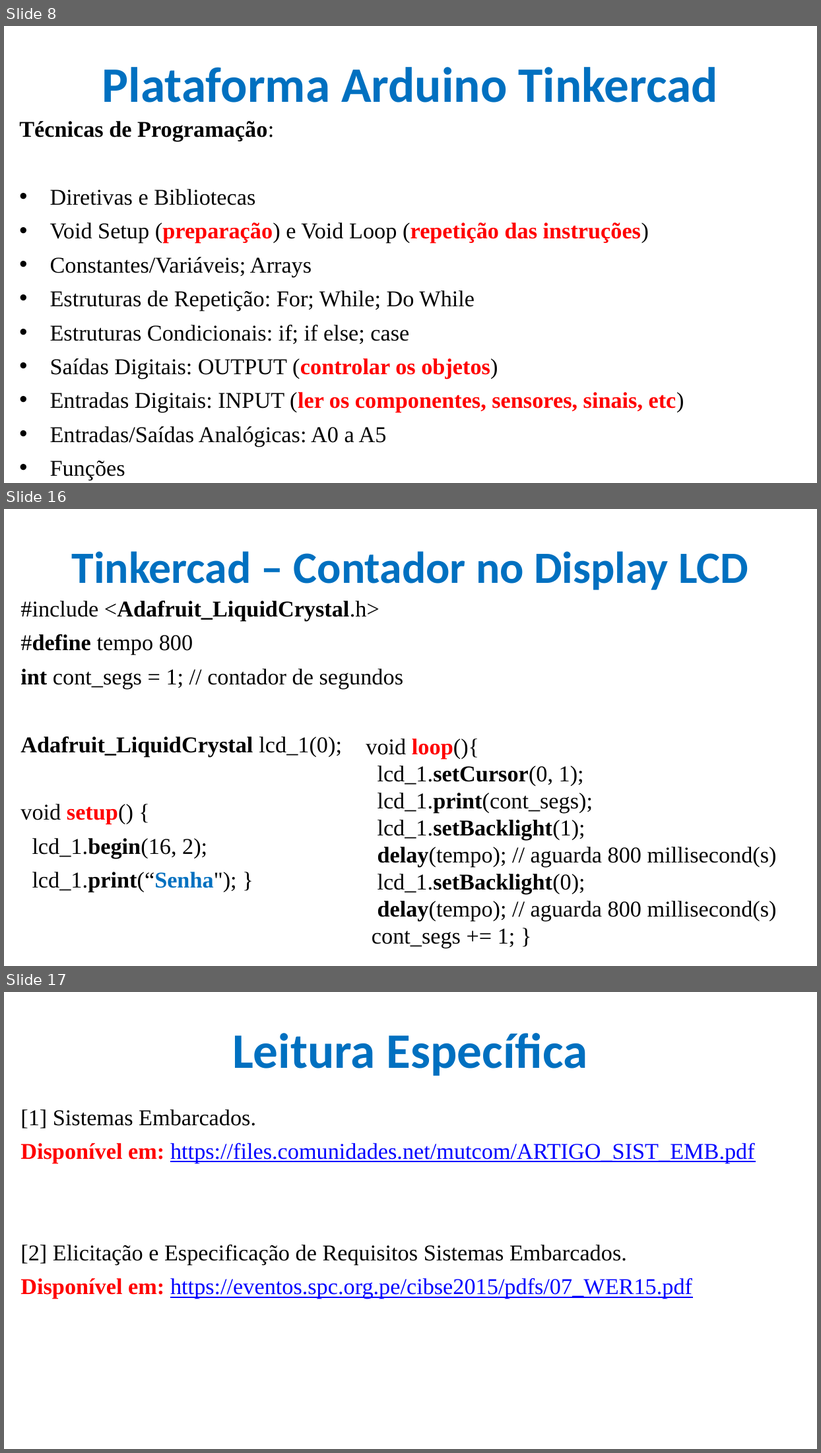
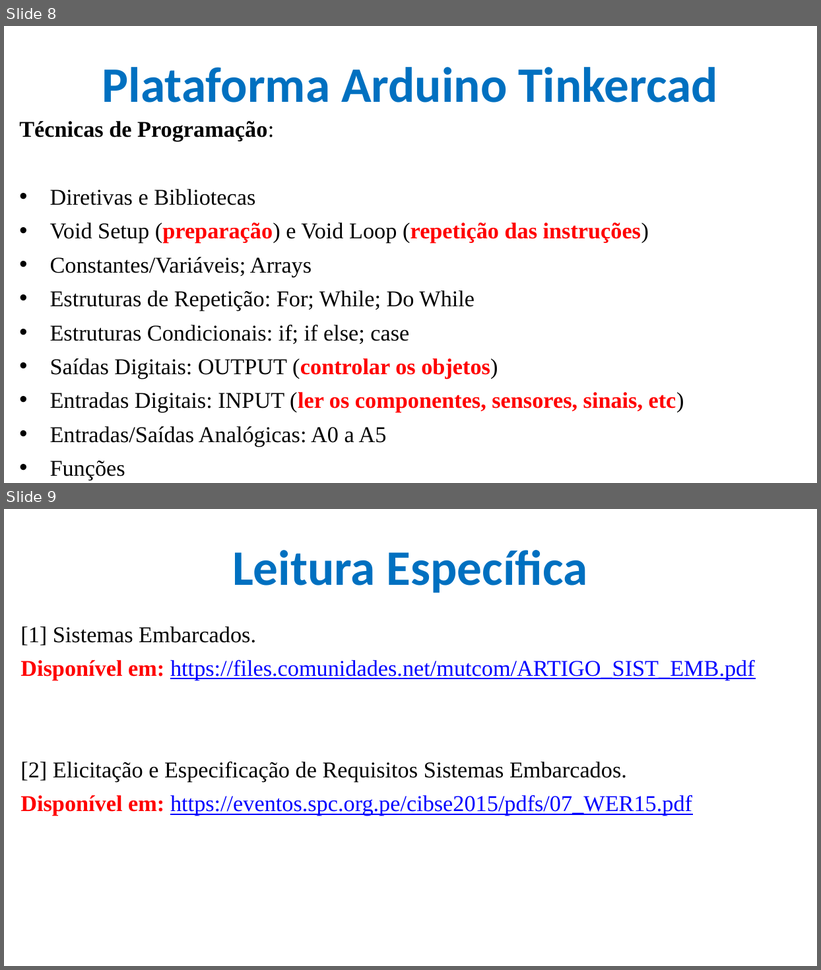
Before and after one commit to CloudEducationBrazil/WydenArea1ProgramacaoMicrocontroladores, a slide deck: 01 Classes/Aula 03 - Programação Microcontroladores - Arduino Tinkercad.pptx. Shown one above the other, each under a label of ours: slides 8, 16 and 17 before the commit, slides 8 and 9 after it; the slides between them are not shown. The pictures are 821x1453 and 821x970 pixels, drawn with LibreOffice and Linux fonts; fonts in the diff are those of the drawing; background and template pictures are left out. Boxes give left, top, right and bottom in pixels: in the first picture for what was removed or moved away, otherwise in the second. Text is boxed around its words. In the diff, an @@ line names an element or a change of style, - is before the commit and + after.

```diff
--- a/01 Classes/Aula 03 - Programação Microcontroladores - Arduino Tinkercad.pptx
+++ b/01 Classes/Aula 03 - Programação Microcontroladores - Arduino Tinkercad.pptx
@@ slide 16 removed at box(4, 509, 817, 966), background picture (left out) @@
@@ title removed at box(72, 551, 748, 590) @@
-Tinkercad – Contador no Display LCD
@@ text removed at box(20, 601, 404, 892) @@
-#include <Adafruit_LiquidCrystal.h>
-#define tempo 800
-int cont_segs = 1; // contador de segundos
-Adafruit_LiquidCrystal lcd_1(0);
-void setup() {
-lcd_1.begin(16, 2);
-lcd_1.print(“Senha"); }
@@ text removed at box(366, 739, 777, 949) @@
-void loop(){
-lcd_1.setCursor(0, 1);
-lcd_1.print(cont_segs);
-lcd_1.setBacklight(1);
-delay(tempo); // aguarda 800 millisecond(s)
-lcd_1.setBacklight(0);
-delay(tempo); // aguarda 800 millisecond(s)
-cont_segs += 1; }
@@ what was slide 17 is now slide 9 @@
```
Also in this commit, not shown: 1 slide changed, 7 other slides removed, 1 other file.
